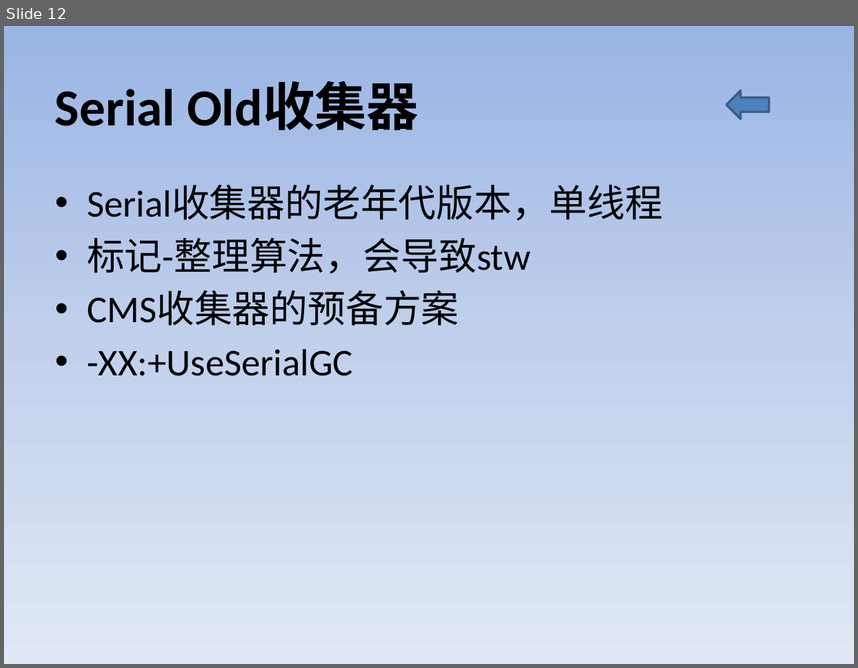
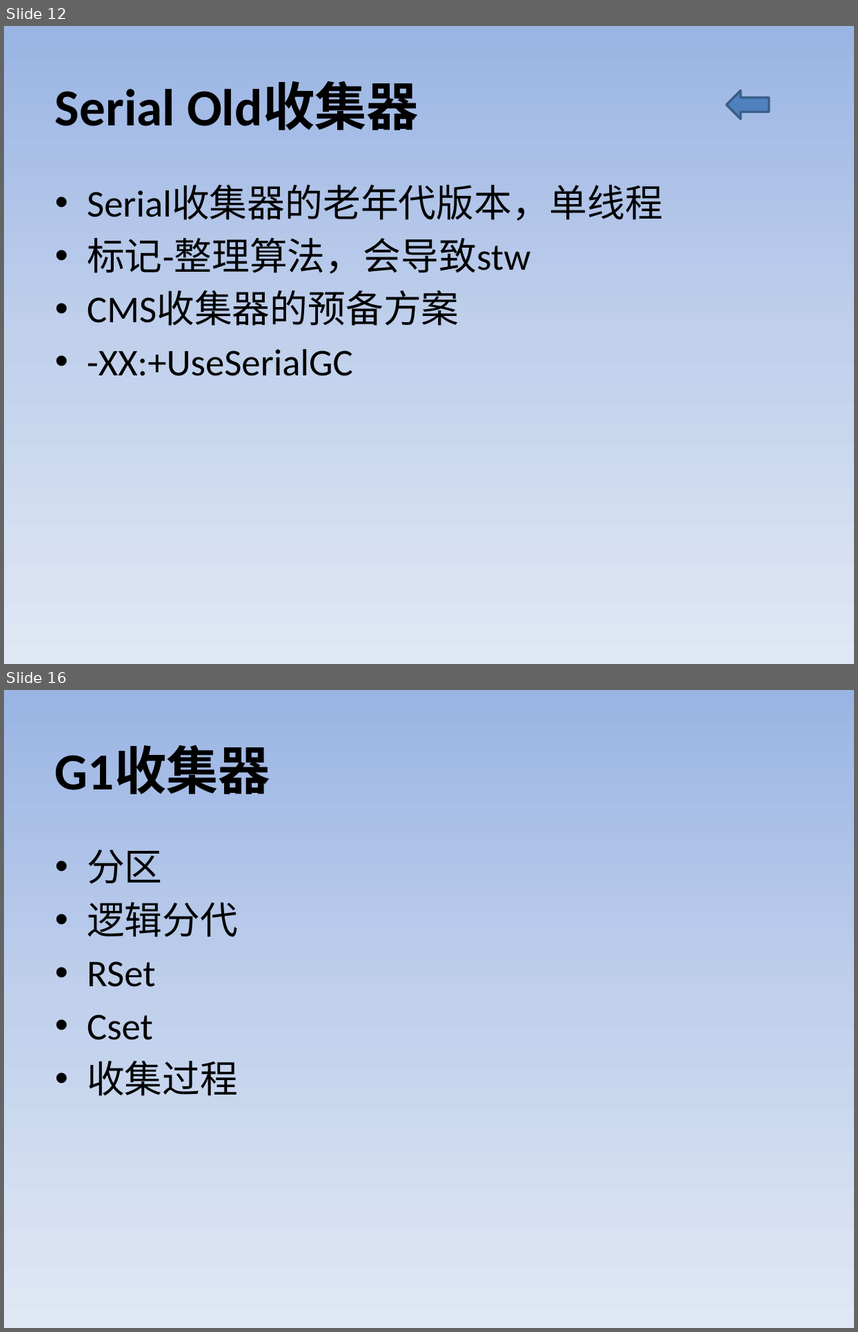
Before and after one commit to Aissue/myLearn, a slide deck: aboutGC/src/files/GC.pptx. Shown one above the other, each under a label of ours: slide 12 before the commit, slides 12 and 16 after it; the slides between them are not shown. The pictures are 858x668 and 858x1332 pixels, drawn with LibreOffice and Linux fonts; fonts in the diff are those of the drawing. Boxes give left, top, right and bottom in pixels: in the first picture for what was removed or moved away, otherwise in the second. Text is boxed around its words. In the diff, an @@ line names an element or a change of style, - is before the commit and + after.

```diff
--- a/aboutGC/src/files/GC.pptx
+++ b/aboutGC/src/files/GC.pptx
@@ slide 16 added at (4,690,854,1328), background gradient #9AB5E4 to #C2D1ED to #E1E8F5 @@
@@ title added at (55,746,270,794), 44 pt, text #000000, bold @@
+G1收集器
@@ text added at (87,849,238,1096), 32 pt, text #000000 @@
+• 分区
+• 逻辑分代
+• RSet
+• Cset
+• 收集过程
```
Also in this commit, not shown: 2 slides changed, 8 other slides added, 1 other file.
